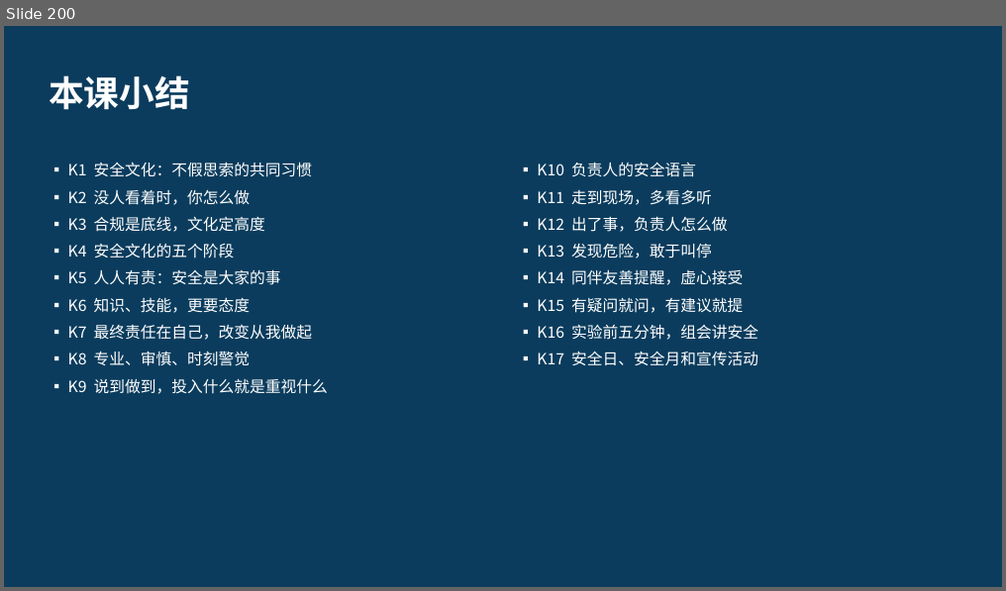
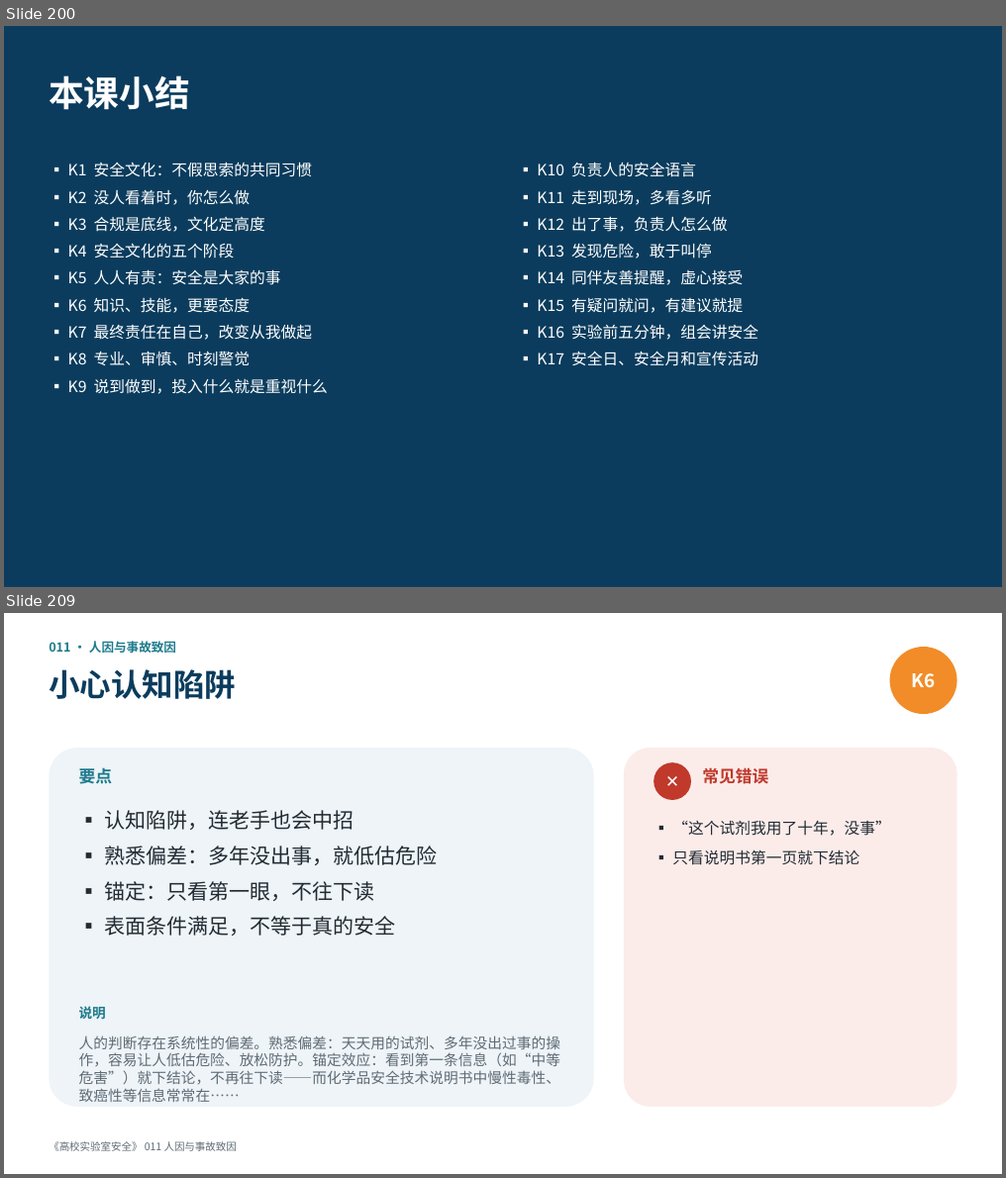
Before and after one commit to hanrongwx-max/videoyoutubo, a slide deck: course/高校实验室安全/课件/第1章_法规、管理与安全文化.pptx. Shown one above the other, each under a label of ours: slide 200 before the commit, slides 200 and 209 after it; the slides between them are not shown. The pictures are 1006x591 and 1006x1178 pixels, drawn with LibreOffice and Linux fonts; fonts in the diff are those of the drawing. Boxes give left, top, right and bottom in pixels: in the first picture for what was removed or moved away, otherwise in the second. Text is boxed around its words. In the diff, an @@ line names an element or a change of style, - is before the commit and + after.

```diff
--- a/course/高校实验室安全/课件/第1章_法规、管理与安全文化.pptx
+++ b/course/高校实验室安全/课件/第1章_法规、管理与安全文化.pptx
@@ slide 209 added at (4,613,1002,1174), background #FFFFFF @@
@@ text added at (49,641,176,653), 12 pt, text #1D7A8C, bold @@
+011 · 人因与事故致因
@@ text added at (49,669,236,699), 30 pt, text #0B3C5D, bold @@
+小心认知陷阱
@@ ellipse added at (890,647,957,714), fill #F28C28, 18 pt, text #FFFFFF, bold @@
+K6
@@ rounded rectangle added at (49,748,594,1107), fill #EEF4F7 @@
@@ rounded rectangle added at (624,748,957,1107), fill #FBECEA @@
@@ text added at (79,768,113,784), 16 pt, text #1D7A8C, bold @@
+要点
@@ ellipse added at (653,762,691,800), fill #C0392B, 16 pt, text #FFFFFF, bold @@
+✕
@@ text added at (702,768,768,784), 16 pt, text #C0392B, bold @@
+常见错误
@@ text added at (104,810,438,936), 20 pt, text #222B33 @@
+▪ 认知陷阱，连老手也会中招
+▪ 熟悉偏差：多年没出事，就低估危险
+▪ 锚定：只看第一眼，不往下读
+▪ 表面条件满足，不等于真的安全
@@ text added at (672,821,890,865), 15 pt, text #222B33 @@
+▪ “这个试剂我用了十年，没事”
+▪ 只看说明书第一页就下结论
@@ text added at (79,1007,106,1019), 13 pt, text #1D7A8C, bold @@
+说明
@@ text added at (79,1036,560,1084), 14 pt, text #5F6B75 @@
+人的判断存在系统性的偏差。熟悉偏差：天天用的试剂、多年没出过事的操作，容易让人低估危险、放松防护。锚定效应：看到第一条信息（如“中等危害”）就下结论，不再往下读——而化学品安全技术说明书中慢性毒性、致癌性等信息常常在……
@@ text added at (49,1142,237,1152), 10 pt, text #5F6B75 @@
+《高校实验室安全》 011 人因与事故致因
```
Also in this commit, not shown: 23 other slides added, 2 other files.
